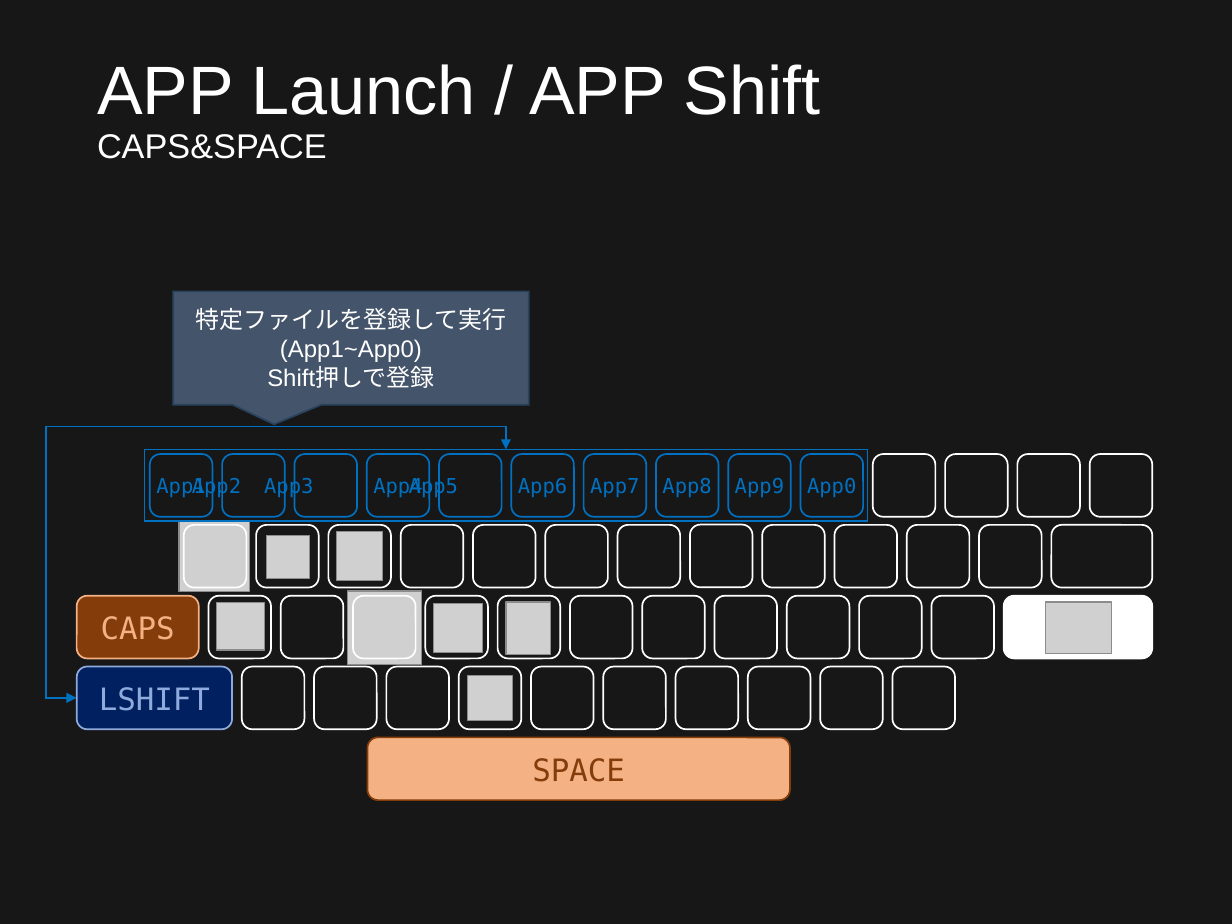
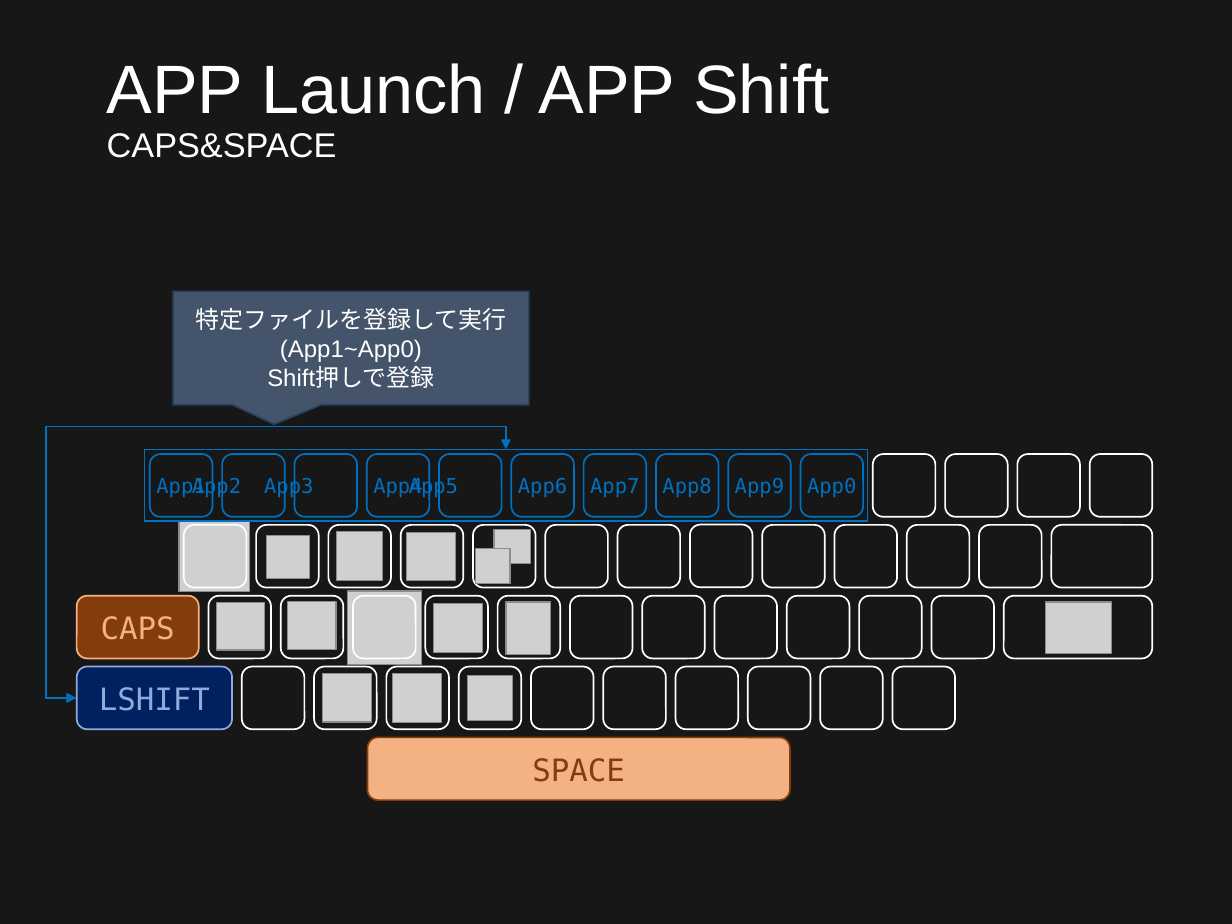
Before and after one commit to ittooo66/myAHKv2, a slide deck: slide 6 of MANUAL.pptx. Drawn at 1232x924 pixels with LibreOffice and Linux fonts; fonts in the diff are those of the drawing; grey boxes stand for pictures. Boxes give left, top, right and bottom in pixels: in the first picture for what was removed or moved away, otherwise in the second. Text is boxed around its words. In the diff, an @@ line names an element or a change of style, - is before the commit and + after.

```diff
--- a/MANUAL.pptx
+++ b/MANUAL.pptx
@@ title "APP Launch / APP Shift ...": place and size @@
-title "APP Launch / APP Shift ..." at bbox=[97, 64, 821, 159]
+title "APP Launch / APP Shift ..." at bbox=[107, 63, 830, 158]
@@ picture added at bbox=[407, 532, 456, 580] @@
@@ picture added at bbox=[494, 530, 531, 564] @@
@@ picture added at bbox=[476, 548, 510, 583] @@
@@ rounded rectangle at bbox=[1004, 596, 1153, 659]: fill #FFFFFF to none @@
@@ picture added at bbox=[287, 601, 335, 649] @@
@@ picture added at bbox=[323, 674, 371, 722] @@
@@ picture added at bbox=[392, 674, 441, 723] @@
```
Also in this commit, not shown: 5 other slides changed.
